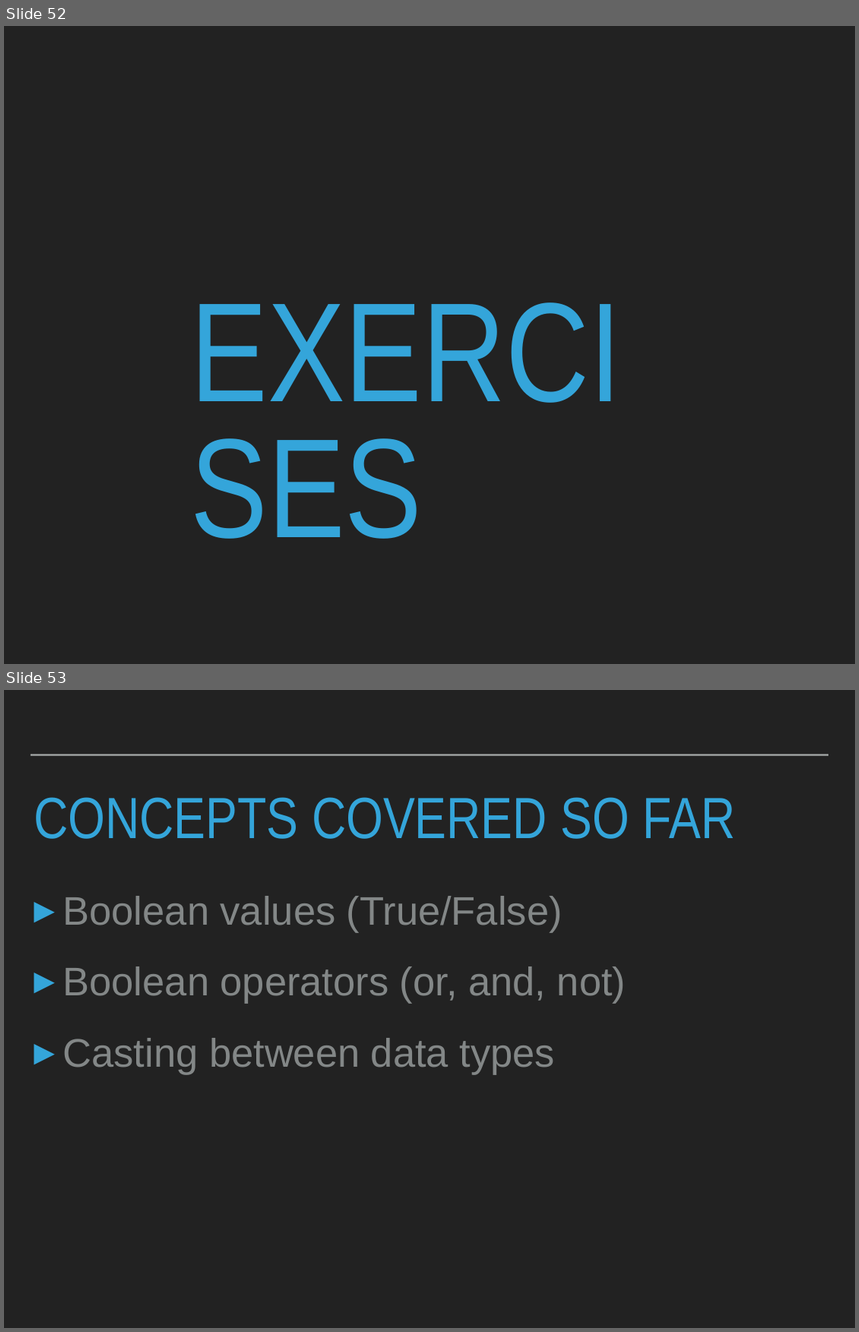
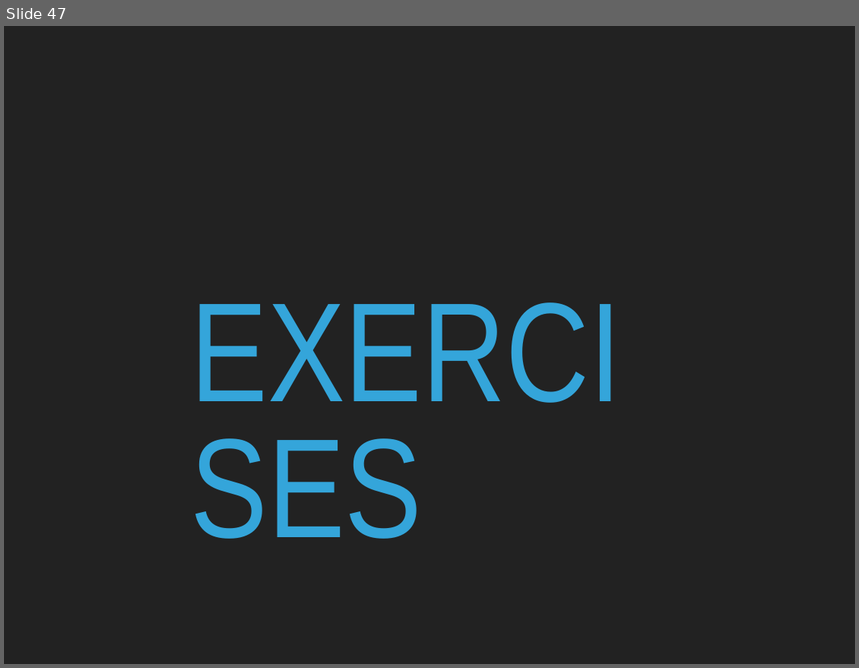
Before and after one commit to robcarrington/PythonInADay, a slide deck: Session2_Slides.pptx. Shown one above the other, each under a label of ours: slides 52 and 53 before the commit, slide 47 after it. The pictures are 859x1332 and 859x668 pixels, drawn with LibreOffice and Linux fonts; fonts in the diff are those of the drawing. Boxes give left, top, right and bottom in pixels: in the first picture for what was removed or moved away, otherwise in the second. Text is boxed around its words. In the diff, an @@ line names an element or a change of style, - is before the commit and + after.

```diff
--- a/Session2_Slides.pptx
+++ b/Session2_Slides.pptx
@@ slide 53 removed at [4, 690, 855, 1328], background #222222 @@
@@ line removed from (31, 755) to (829, 755) @@
@@ title removed at [34, 797, 736, 839] @@
-CONCEPTS COVERED SO FAR
@@ text removed at [63, 896, 626, 1075] @@
-▸ Boolean values (True/False)
-▸ Boolean operators (or, and, not)
-▸ Casting between data types
@@ what was slide 52 is now slide 47 @@
```
Also in this commit, not shown: 23 slides added, 55 other slides removed, 2 other files.
